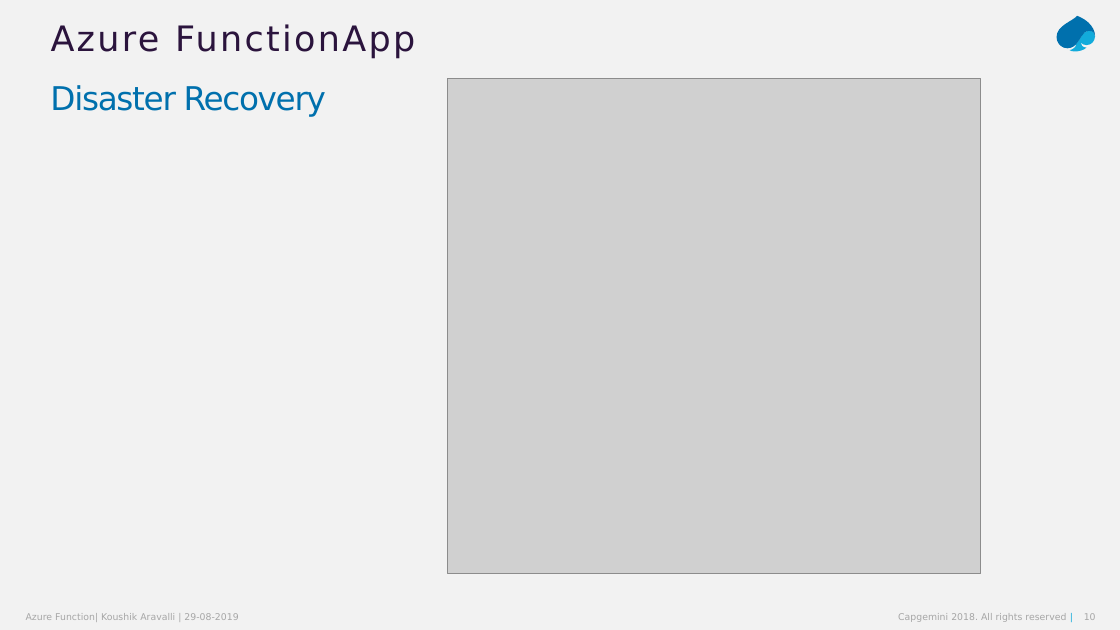
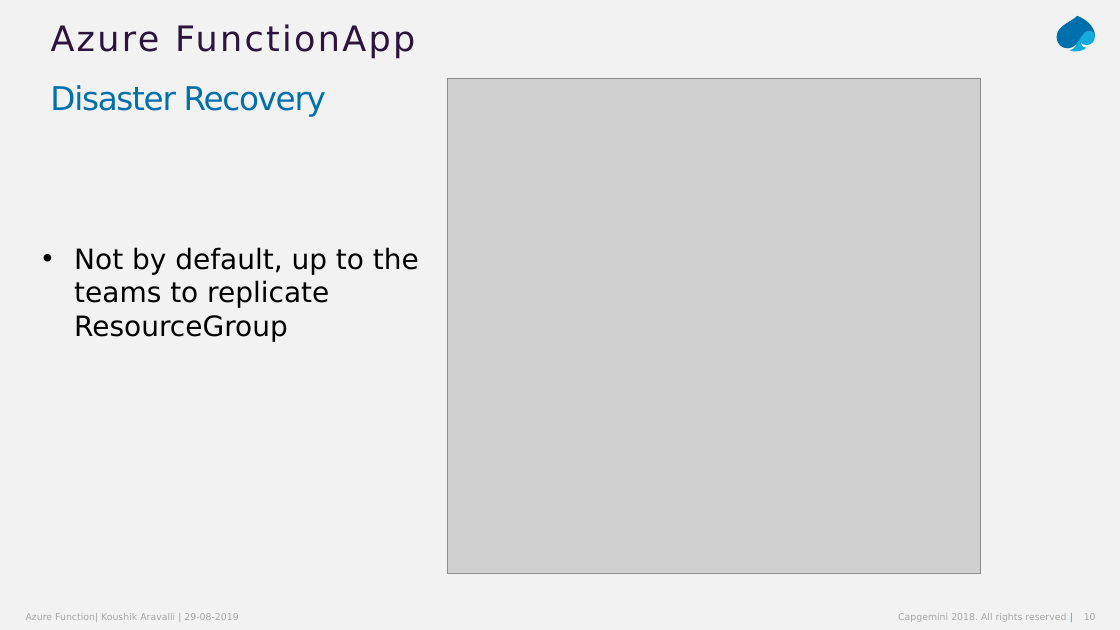
Before and after one commit to koushik-aravalli/az-function-lab, a slide deck: slide 10 of Azure-Function-203.pptx. Drawn at 1120x630 pixels with LibreOffice and Linux fonts; fonts in the diff are those of the drawing; grey boxes stand for pictures. Boxes give left, top, right and bottom in pixels: in the first picture for what was removed or moved away, otherwise in the second. Text is boxed around its words. In the diff, an @@ line names an element or a change of style, - is before the commit and + after.

```diff
--- a/Azure-Function-203.pptx
+++ b/Azure-Function-203.pptx
@@ text added at [74,247,419,342], 24 pt, text #000000 @@
+• Not by default, up to the teams to replicate ResourceGroup
```
Also in this commit, not shown: 2 other slides changed, 2 other files.
